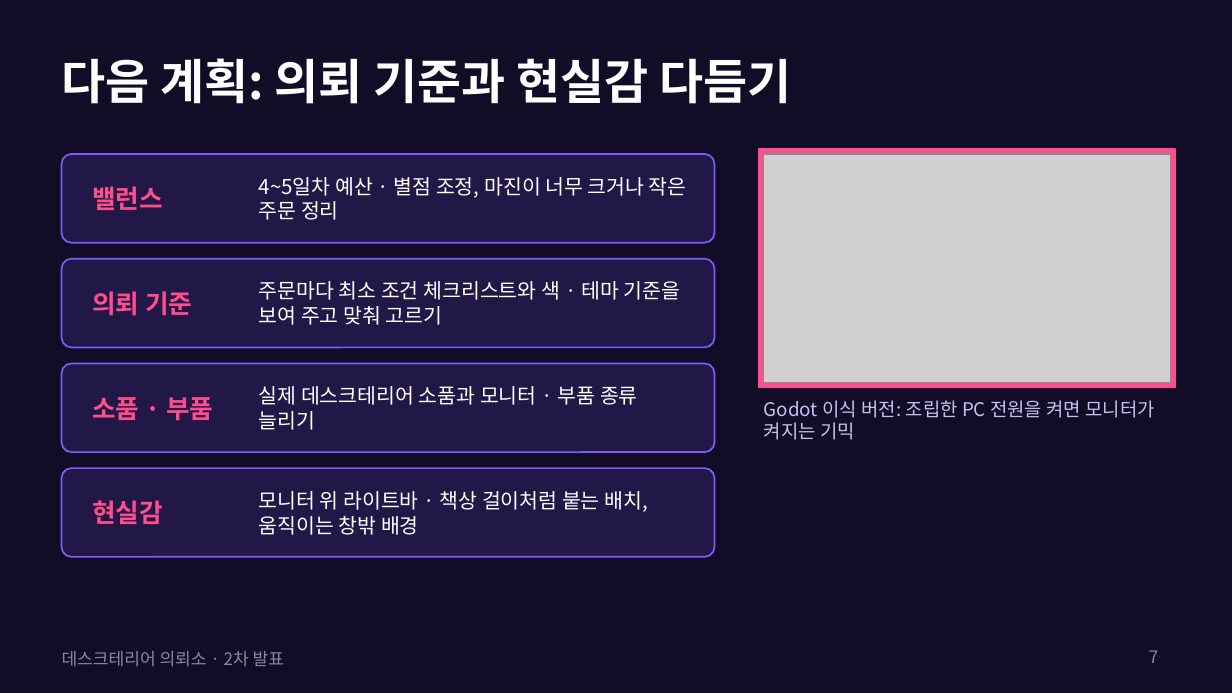
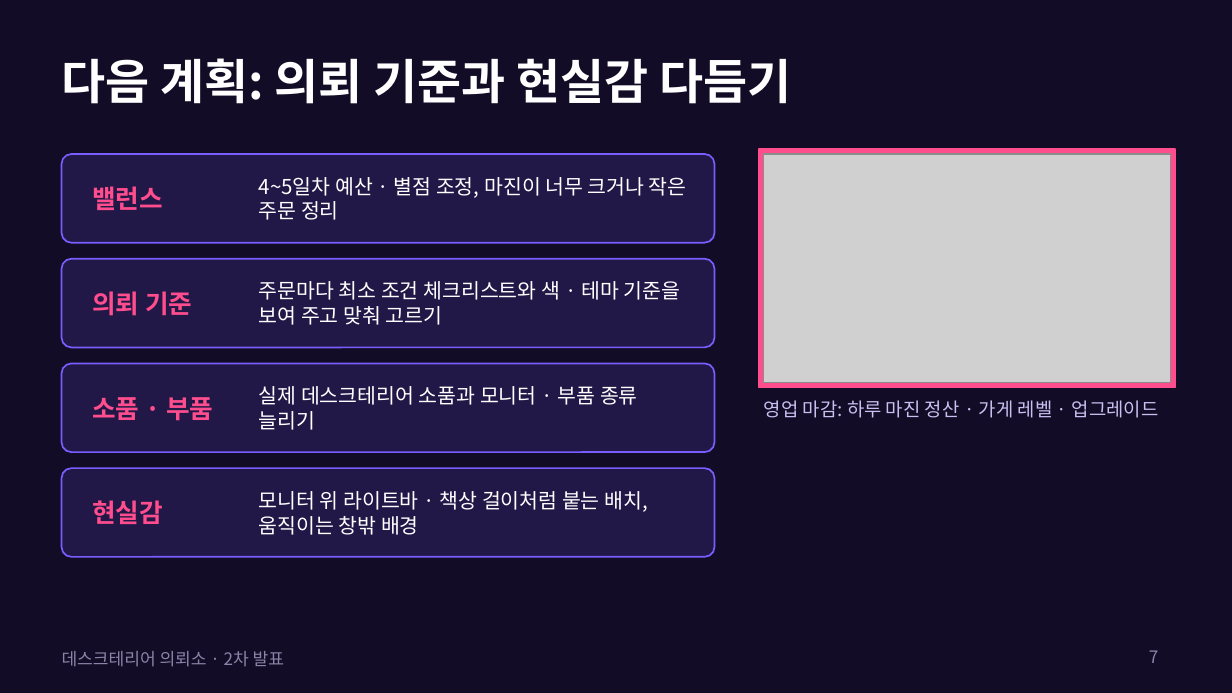
Before and after one commit to junsanghan1225-blip/desk-tir, a slide deck: slide 7 of docs/데스크테리어의뢰소_2차발표.pptx. Drawn at 1232x693 pixels with LibreOffice and Linux fonts; fonts in the diff are those of the drawing; grey boxes stand for pictures. Boxes give left, top, right and bottom in pixels: in the first picture for what was removed or moved away, otherwise in the second. Text is boxed around its words. In the diff, an @@ line names an element or a change of style, - is before the commit and + after.

```diff
--- a/docs/데스크테리어의뢰소_2차발표.pptx
+++ b/docs/데스크테리어의뢰소_2차발표.pptx
@@ text at [764, 400, 1159, 418]: text changed @@
-Godot 이식 버전: 조립한 PC 전원을 켜면 모니터가 켜지는 기믹
+영업 마감: 하루 마진 정산 · 가게 레벨 · 업그레이드
```
Also in this commit, not shown: 1 other slide changed.
